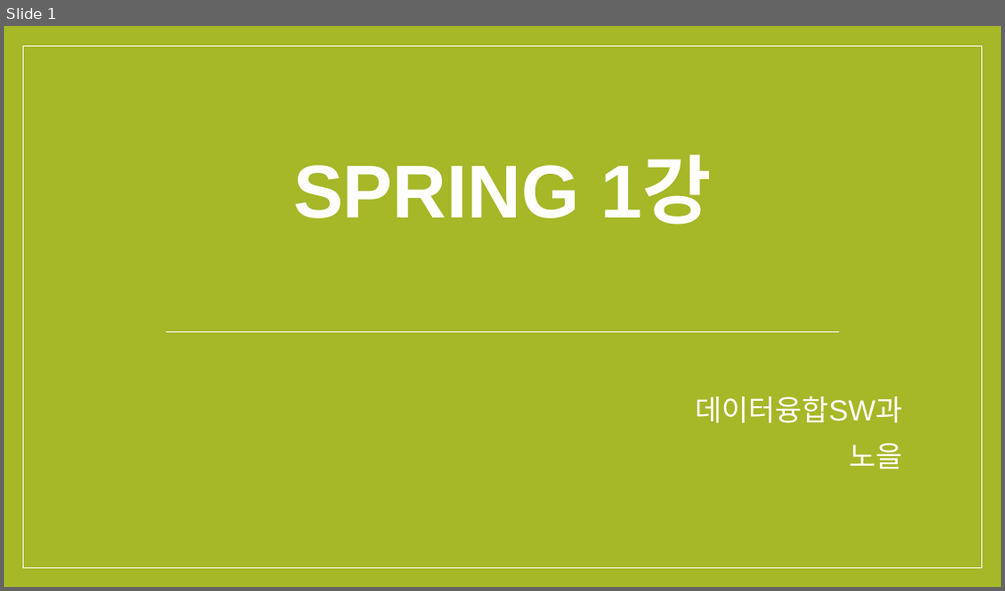
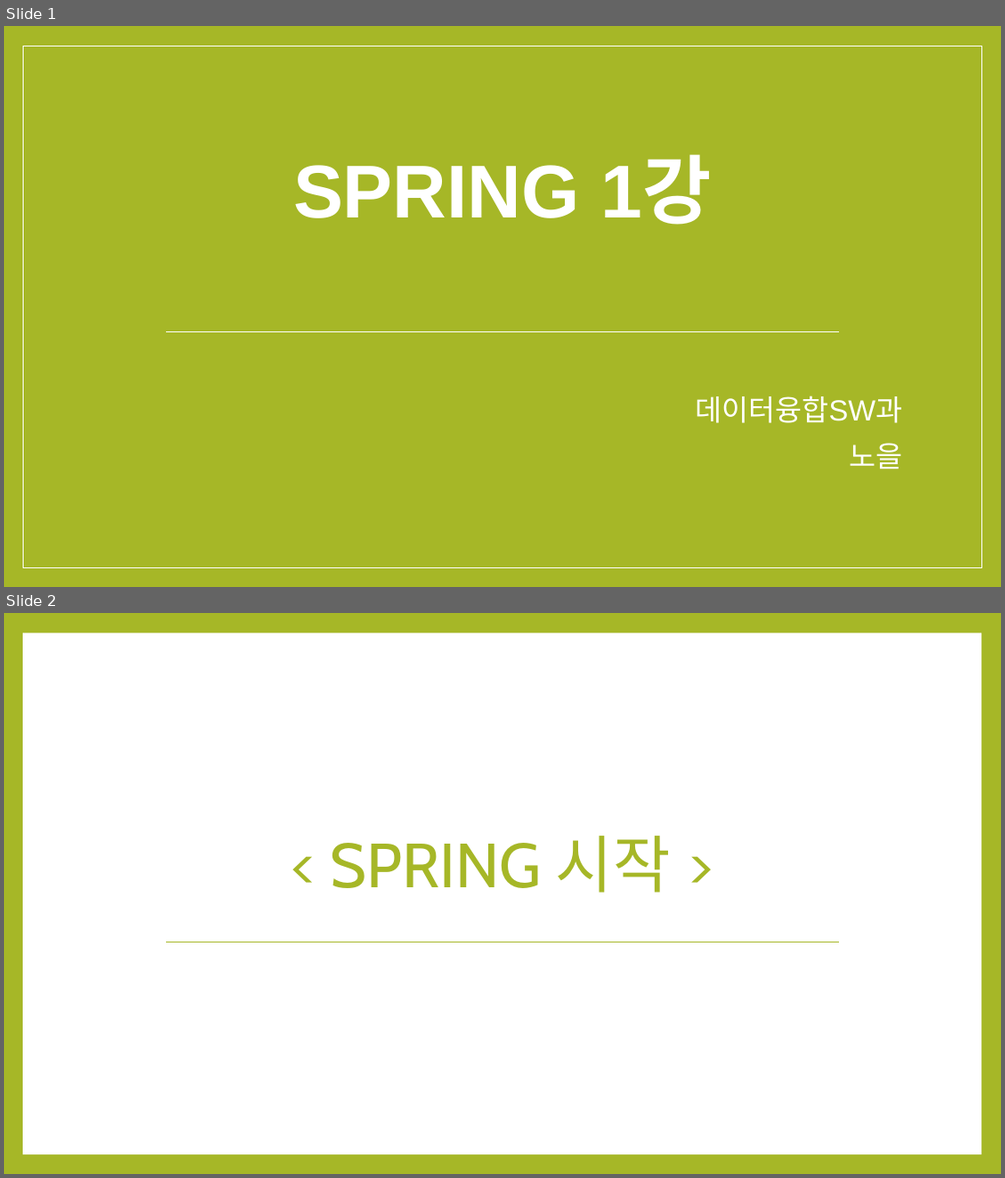
Before and after one commit to noheul1030/KOPO-Spring, a slide deck: KOPO-Spring(윤교수님)/Spring과제/Spring1강PPT.pptx. Shown one above the other, each under a label of ours: slide 1 before the commit, slides 1 and 2 after it. The pictures are 1005x591 and 1005x1178 pixels, drawn with LibreOffice and Linux fonts; fonts in the diff are those of the drawing. Boxes give left, top, right and bottom in pixels: in the first picture for what was removed or moved away, otherwise in the second. Text is boxed around its words. In the diff, an @@ line names an element or a change of style, - is before the commit and + after.

```diff
--- a/KOPO-Spring(윤교수님)/Spring과제/Spring1강PPT.pptx
+++ b/KOPO-Spring(윤교수님)/Spring과제/Spring1강PPT.pptx
@@ slide 2 added at (x1=4, y1=613, x2=1001, y2=1174), background #A6B727 @@
@@ rectangle added at (x1=23, y1=633, x2=981, y2=1154), fill #FFFFFF @@
@@ title added at (x1=331, y1=835, x2=671, y2=892), 60 pt, text #A6B727 @@
+< SPRING 시작 >
@@ line added from (166, 942) to (840, 942), #A6B727 0.79 pt @@
```
Also in this commit, not shown: 8 other slides added, 12 slides removed.
